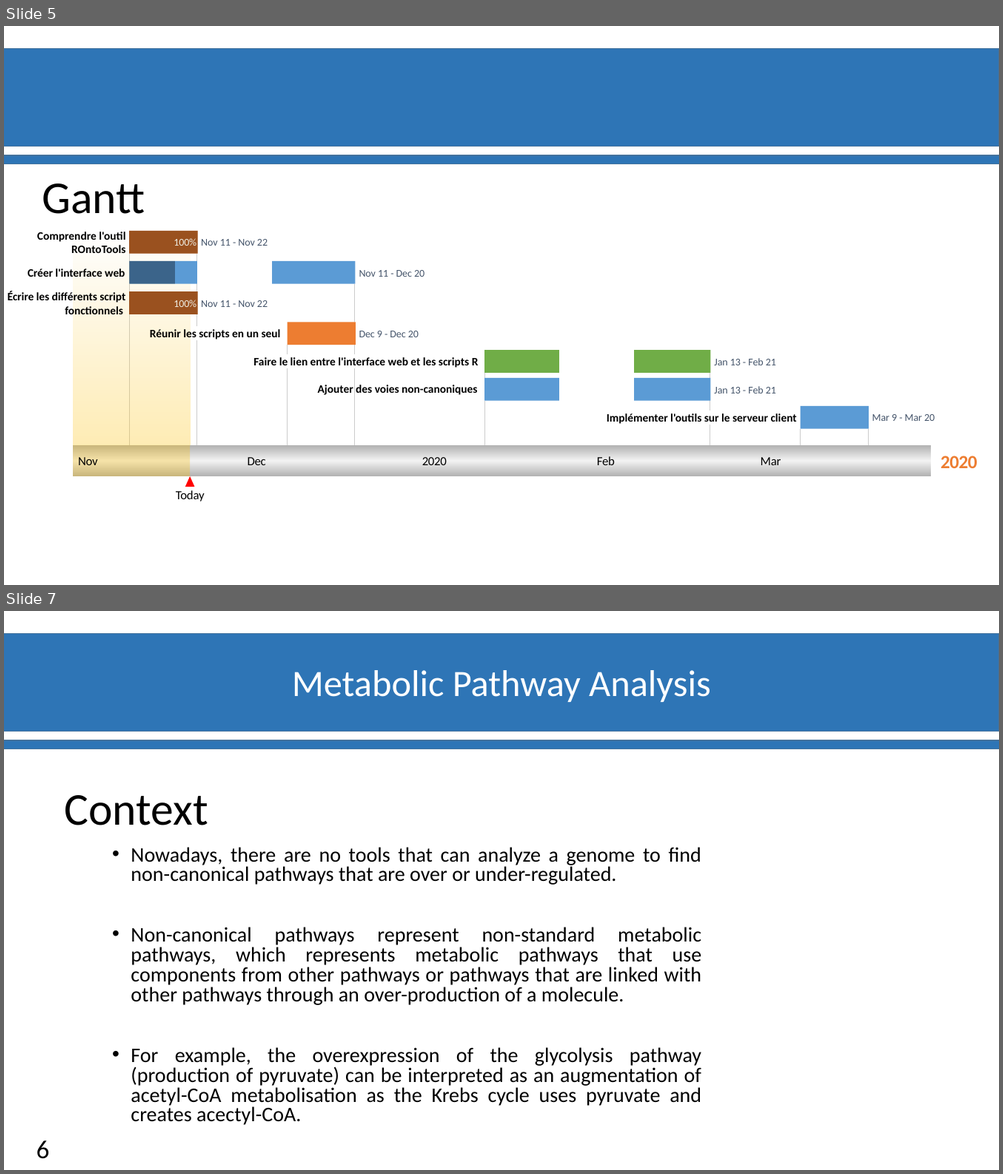
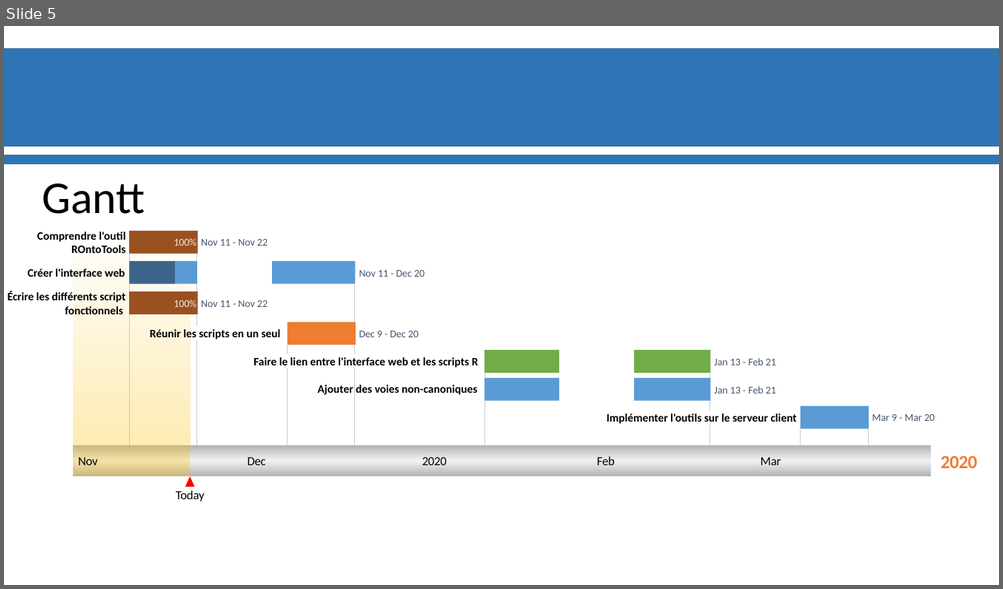
Before and after one commit to materrien/Projet-INSERM, a slide deck: Diapos_Suivit_projet.pptx. Shown one above the other, each under a label of ours: slides 5 and 7 before the commit, slide 5 after it; the slides between them are not shown. The pictures are 1003x1174 and 1003x589 pixels, drawn with LibreOffice and Linux fonts; fonts in the diff are those of the drawing; background and template pictures are left out. Boxes give left, top, right and bottom in pixels: in the first picture for what was removed or moved away, otherwise in the second. Text is boxed around its words. In the diff, an @@ line names an element or a change of style, - is before the commit and + after.

```diff
--- a/Diapos_Suivit_projet.pptx
+++ b/Diapos_Suivit_projet.pptx
@@ slide 7 removed at [4, 611, 999, 1170], background #FFFFFF; not listed: 2 template elements that a slide beside it also shows @@
@@ text removed at [292, 670, 711, 702] @@
-Metabolic Pathway Analysis
@@ text removed at [64, 795, 208, 826] @@
-Context
@@ text removed at [131, 847, 702, 1125] @@
-• Nowadays, there are no tools that can analyze a genome to find non-canonical pathways that are over or under-regulated.
-• Non-canonical pathways represent non-standard metabolic pathways, which represents metabolic pathways that use components from other pathways or pathways that are linked with other pathways through an over-production of a molecule.
-• For example, the overexpression of the glycolysis pathway (production of pyruvate) can be interpreted as an augmentation of acetyl-CoA metabolisation as the Krebs cycle uses pyruvate and creates acectyl-CoA.
@@ page number removed at [37, 1141, 50, 1159] @@
-6
```
Also in this commit, not shown: 4 slides changed, 3 slides added, 2 other slides removed.
